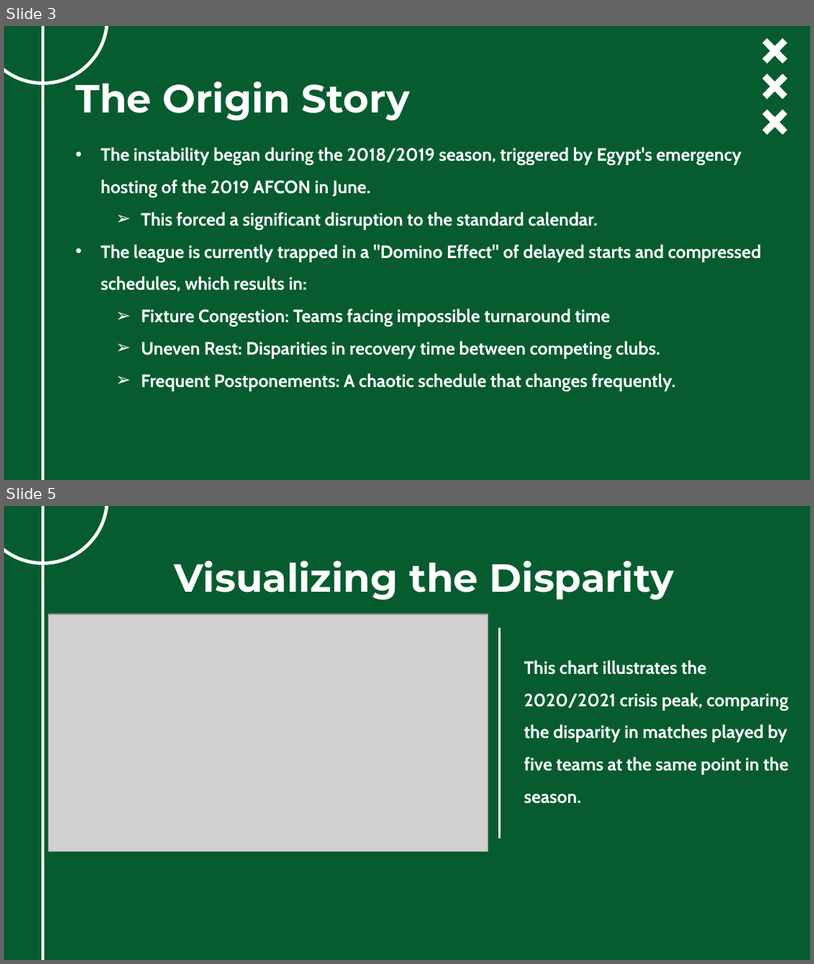
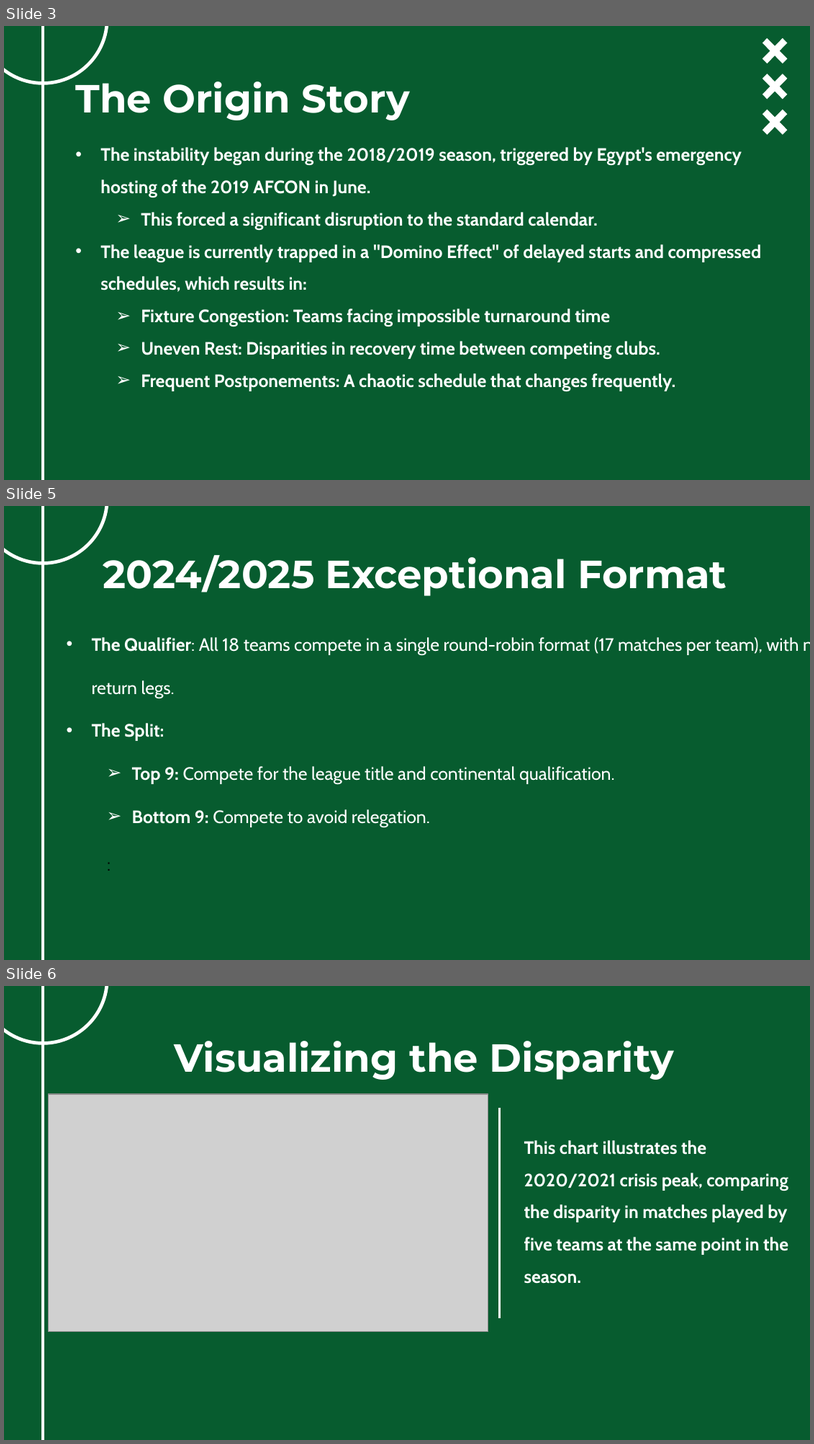
Before and after one commit to ghassanelgendy/egyptian-premier-league-schedule-optimizer, a slide deck: Documentations/presentation V1.pptx. Shown one above the other, each under a label of ours: slides 3 and 5 before the commit, slides 3, 5 and 6 after it; the slides between them are not shown. The pictures are 814x964 and 814x1444 pixels, drawn with LibreOffice and Linux fonts; fonts in the diff are those of the drawing; grey boxes stand for pictures; background and template pictures are left out. Boxes give left, top, right and bottom in pixels: in the first picture for what was removed or moved away, otherwise in the second. Text is boxed around its words. In the diff, an @@ line names an element or a change of style, - is before the commit and + after.

```diff
--- a/Documentations/presentation V1.pptx
+++ b/Documentations/presentation V1.pptx
@@ slide 5 added at [4, 506, 810, 960], background picture (left out); not listed: 2 template elements that a slide beside it also shows @@
@@ title added at [103, 555, 727, 596], 35 pt, text #FFFFFF, bold @@
+2024/2025 Exceptional Format
@@ text added at [92, 637, 799, 826], 16 pt, text #FFFFFF @@
+• The Qualifier: All 18 teams compete in a single round-robin format (17 matches per team), with no return legs.
+• The Split:
+  ➢ Top 9: Compete for the league title and continental qualification.
+  ➢ Bottom 9: Compete to avoid relegation.
+  :
@@ what was slide 5 is now slide 6 @@
```
Also in this commit, not shown: 1 slide changed.
